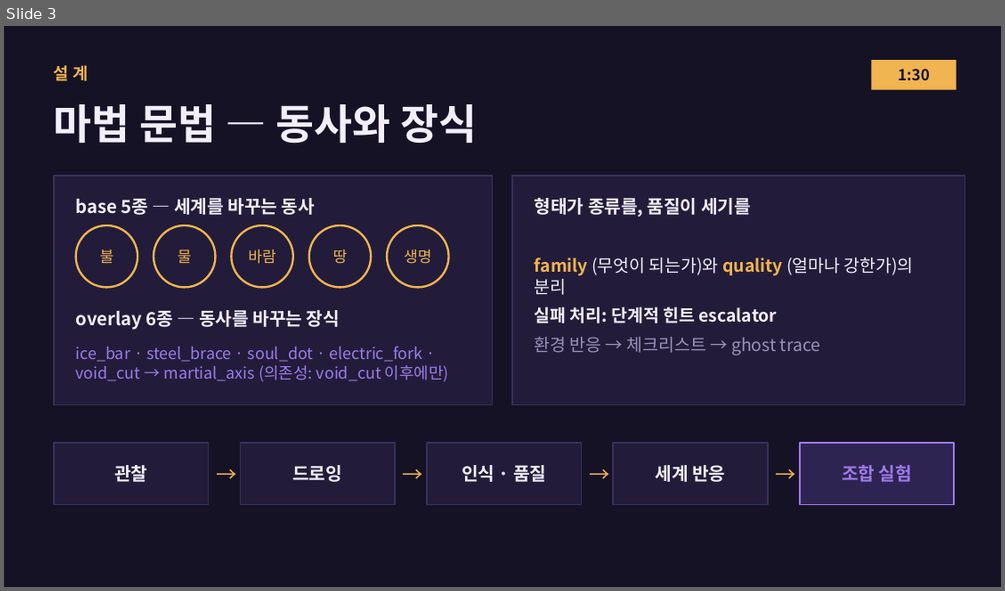
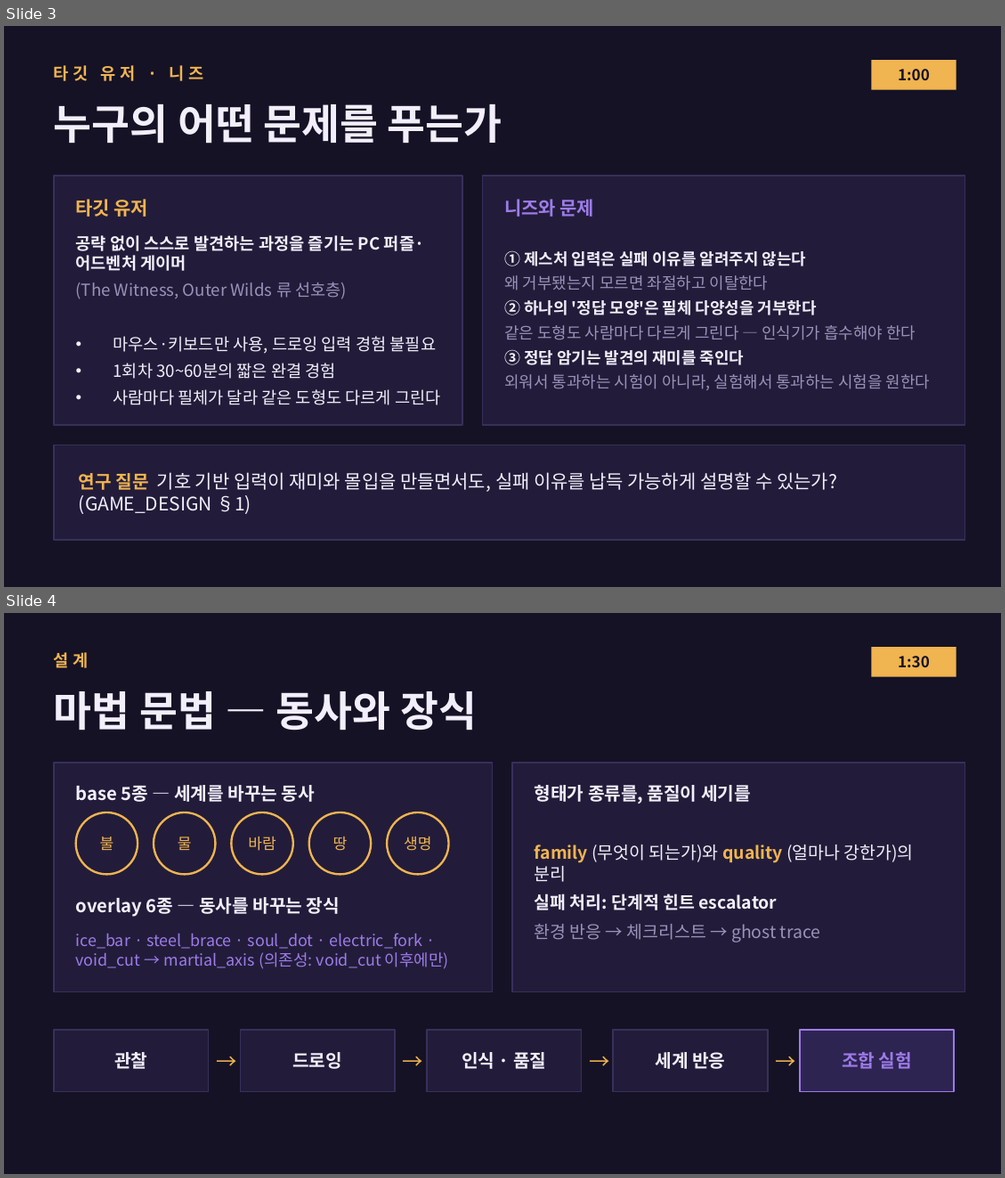
Before and after one commit to sw1029/magic, a slide deck: docs/presentation/MagicExamHall_Presentation_Skeleton.pptx. Shown one above the other, each under a label of ours: slide 3 before the commit, slides 3 and 4 after it. The pictures are 1005x591 and 1005x1178 pixels, drawn with LibreOffice and Linux fonts; fonts in the diff are those of the drawing. Boxes give left, top, right and bottom in pixels: in the first picture for what was removed or moved away, otherwise in the second. Text is boxed around its words. In the diff, an @@ line names an element or a change of style, - is before the commit and + after.

Commit message:
docs: align presentation with HCI final guideline
Add target-user/needs slide (slide 3) and reframe slide 2 as
background. Problem statements rewritten in user-needs language.
Outline now maps each slide to the guideline items and specs the
mandatory 3-minute implementation+experiment video (YouTube).

```diff
--- a/docs/presentation/MagicExamHall_Presentation_Skeleton.pptx
+++ b/docs/presentation/MagicExamHall_Presentation_Skeleton.pptx
@@ slide 3 added at (4,26,1001,587), background #151226 @@
@@ text added at (54,65,204,81), 12 pt, text #F0B450, bold @@
+타깃 유저 · 니즈
@@ rectangle added at (871,60,956,90), fill #F0B450, 11 pt, text #151226, bold @@
+1:00
@@ text added at (54,104,502,143), 30 pt, text #F2EEFA, bold @@
+누구의 어떤 문제를 푸는가
@@ rectangle added at (54,176,462,425), fill #221C3A, outline #37305A 1 pt @@
@@ rectangle added at (483,176,965,425), fill #221C3A, outline #37305A 1 pt @@
@@ text added at (76,199,149,216), 13.5 pt, text #F0B450, bold @@
+타깃 유저
@@ text added at (504,199,595,216), 13.5 pt, text #9D7BE8, bold @@
+니즈와 문제
@@ text added at (76,235,440,405), 12 pt, text #F2EEFA @@
+공략 없이 스스로 발견하는 과정을 즐기는 PC 퍼즐·어드벤처 게이머
+(The Witness, Outer Wilds 류 선호층)
+• 마우스·키보드만 사용, 드로잉 입력 경험 불필요
+• 1회차 30~60분의 짧은 완결 경험
+• 사람마다 필체가 달라 같은 도형도 다르게 그린다
@@ text added at (504,250,930,390), 11.5 pt, text #9A92B8 @@
+① 제스처 입력은 실패 이유를 알려주지 않는다
+왜 거부됐는지 모르면 좌절하고 이탈한다
+② 하나의 '정답 모양'은 필체 다양성을 거부한다
+같은 도형도 사람마다 다르게 그린다 — 인식기가 흡수해야 한다
+③ 정답 암기는 발견의 재미를 죽인다
+외워서 통과하는 시험이 아니라, 실험해서 통과하는 시험을 원한다
@@ rectangle added at (54,444,965,540), fill #221C3A, outline #37305A 1 pt @@
@@ text added at (79,472,837,514), 13.5 pt, text #F2EEFA @@
+연구 질문 기호 기반 입력이 재미와 몰입을 만들면서도, 실패 이유를 납득 가능하게 설명할 수 있는가? (GAME_DESIGN §1)
@@ what was slide 3 is now slide 4 @@
```
Also in this commit, not shown: 2 slides changed, 1 other file.
